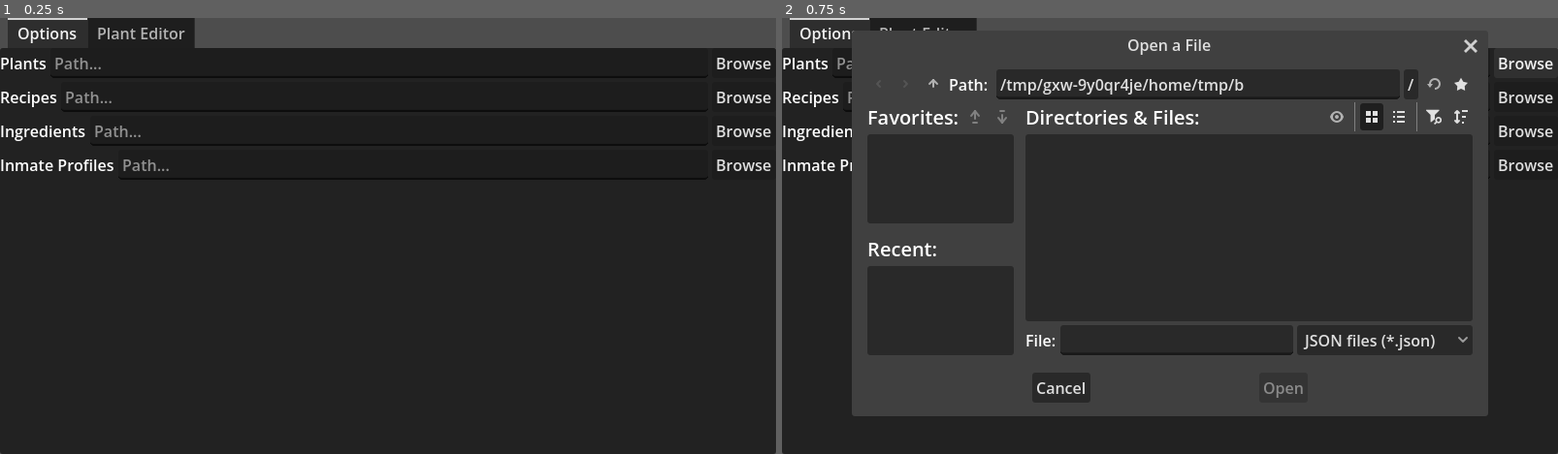
Above: before the commit, frames 1-2 (left to right).
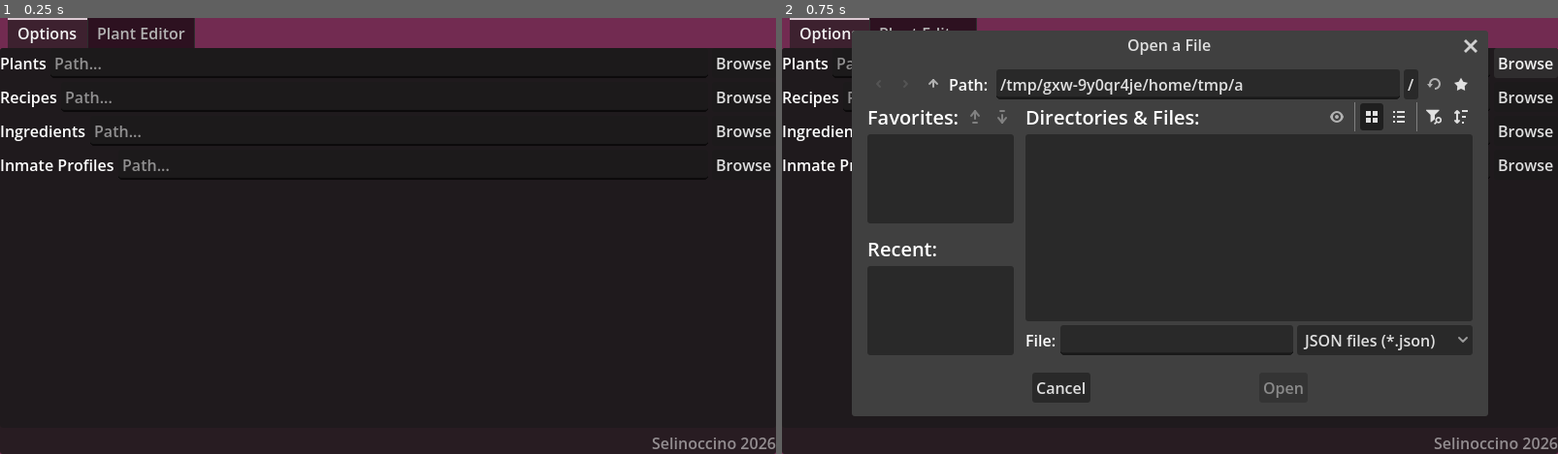
Above: after the commit, the same moments.

Repository: Selinoccino/MDCC_tools
Game: Godot game, scene res://main.tscn
The game is run twice, just before and just after one commit, with the same random seed, the same clock (stepped at 60 frames per second) and the same inputs.
Inputs:
- Up to frame 1 (0.25 s): no input
- Up to frame 2 (0.75 s): click "Browse" at 0.5 s

The runs differ from the first frame. In frame 1, 5.4% of the frame differs, in the area x 0-100%, y 0-100%; in frame 2, 2.8%.

Commit message:
stuff 2
- work on profile editing
- minor improvements
- minor changes

Diff:
--- a/main.gd
+++ b/main.gd
@@ -10,6 +10,3 @@
 func _ready():
 	$tabs.set_tab_title(0, "Options")
 	$tabs.set_tab_title(1, "Plant Editor")
-
-	Manager.loadFromConfigFile("user://recent.ini")
-	$tabs/pathsEditor.populatePaths()
--- a/main.tscn
+++ b/main.tscn
@@ -13,15 +13,38 @@
 grow_vertical = 2
 script = ExtResource("3")
 
+[node name="ColorRect" type="ColorRect" parent="." unique_id=2082855885]
+layout_mode = 1
+anchors_preset = 15
+anchor_right = 1.0
+anchor_bottom = 1.0
+grow_horizontal = 2
+grow_vertical = 2
+color = Color(0.4465629, 0.17083427, 0.3155138, 1)
+
 [node name="tabs" type="TabContainer" parent="." unique_id=183554882]
 layout_mode = 0
 anchor_right = 1.0
 anchor_bottom = 1.0
 current_tab = 0
 
-[node name="pathsEditor" parent="tabs" unique_id=998332303 instance=ExtResource("2")]
+[node name="Options" type="PanelContainer" parent="tabs" unique_id=1874690570]
 layout_mode = 2
 metadata/_tab_index = 0
+
+[node name="vb" type="VBoxContainer" parent="tabs/Options" unique_id=1357825409]
+layout_mode = 2
+
+[node name="pathsEditor" parent="tabs/Options/vb" unique_id=998332303 instance=ExtResource("2")]
+layout_mode = 2
+size_flags_vertical = 3
+
+[node name="Label" type="Label" parent="tabs/Options/vb" unique_id=1284050101]
+layout_mode = 2
+theme_override_colors/font_color = Color(1, 1, 1, 0.49803922)
+text = "Selinoccino 2026"
+horizontal_alignment = 2
+vertical_alignment = 2
 
 [node name="plantsEditor" parent="tabs" unique_id=1380034137 instance=ExtResource("1")]
 visible = false
--- a/manager.gd
+++ b/manager.gd
@@ -67,3 +67,23 @@
 
 func getPath(id:String) -> String:
 	return paths.get(id, "")
+
+func loadFromJsonFile(path:String, type:Variant.Type, nullv:Variant=null) -> Variant:
+	var f := FileAccess.open(path, FileAccess.READ)
+	if !f:
+		return nullv
+
+	var test_json_conv = JSON.new()
+
+	if test_json_conv.parse(f.get_as_text())!=OK:
+		f.close()
+		return nullv
+
+	var result : Variant = test_json_conv.get_data()
+
+	if typeof(result) != type:
+		f.close()
+		return nullv
+
+	f.close()
+	return result
--- /dev/null
+++ b/profile_field.gd
@@ -0,0 +1,17 @@
+extends PanelContainer
+class_name ProfileField
+
+@onready var dtree : Tree = $vb/dataTree
+
+func displayData(data:Array[String]) -> void:
+	dtree.clear()
+
+	dtree.create_item()
+
+	for d in data:
+		var t : TreeItem = dtree.create_item()
+		t.set_text(0, d)
+		t.set_editable(0, true)
+
+func setLabel(l:String) -> void:
+	$vb/fieldId.text = l
--- /dev/null
+++ b/profile_field.tscn
@@ -0,0 +1,24 @@
+[gd_scene format=3 uid="uid://ts7iyhh7vury"]
+
+[ext_resource type="Script" uid="uid://dogwkrlsmseod" path="res://profile_field.gd" id="1_xkqvp"]
+
+[node name="profileField" type="PanelContainer" unique_id=670610714]
+anchors_preset = 15
+anchor_right = 1.0
+anchor_bottom = 1.0
+grow_horizontal = 2
+grow_vertical = 2
+script = ExtResource("1_xkqvp")
+
+[node name="vb" type="VBoxContainer" parent="." unique_id=1189538879]
+layout_mode = 2
+
+[node name="fieldId" type="Label" parent="vb" unique_id=1427896908]
+layout_mode = 2
+text = "FIELD"
+horizontal_alignment = 1
+
+[node name="dataTree" type="Tree" parent="vb" unique_id=1995151204]
+layout_mode = 2
+size_flags_vertical = 3
+hide_root = true
--- /dev/null
+++ b/profiles_editor.gd
@@ -0,0 +1,128 @@
+extends HSplitContainer
+
+var cached : Dictionary[String, Profile] = {}
+
+var selected : int = 0
+
+@onready var profsc : Tree = $left/profsTree
+
+class Field:
+	var data : Array[String] = []
+
+	func getDataForAccessLevel(al:int=0) -> String:
+		if !data:
+			return ""
+		return data[mini(al, data.size()-1)]
+
+	func addData(d:String) -> void:
+		data.append(d)
+
+	func removeData(d:String) -> void:
+		data.erase(d)
+
+	func removeDataIndex(idx:int) -> void:
+		data.remove_at(idx)
+
+	func getData() -> Array[String]:
+		return data
+
+	func clearData() -> void:
+		data.clear()
+
+
+func getAllDefaultFieldTypes() -> Array[String]:
+	var r : Array[String] = [
+		"origin", "age", "inmate type", "crimes", "gender", "species", "description", "height", "weight", "detainment procs",
+	]
+
+	return r
+
+class Profile:
+	var name : String = ""
+	var charid : String = ""
+	var inmateId : String = ""
+	var flagId : String = ""
+	var moduleId : String = ""
+
+	var fields : Dictionary[String, Field] = {}
+
+	func createField(id:String) -> Field:
+		var f : Field = Field.new()
+
+		fields[id] = f
+		return f
+
+	func removeField(id:String) -> void:
+		fields.erase(id)
+
+	func getField(id:String) -> Field:
+		return fields.get(id, null)
+
+	func clearFields() -> void:
+		fields.clear()
+
+
+func newBasicProfile(id:String) -> Profile:
+	var p : Profile = Profile.new()
+	for key in getAllDefaultFieldTypes():
+		p.createField(key)
+
+	cached[id]=p
+	addProfileButton(p)
+
+	return p
+
+func populate() -> void:
+	profsc.clear()
+
+	profsc.create_item() ## root
+
+
+	for prof in cached.values():
+		addProfileButton(prof)
+
+func addProfileButton(p:Profile) -> TreeItem:
+	var nb := profsc.create_item()
+	nb.set_text(0, p.name)
+
+	return nb
+
+func removeProfileId(id:String) -> void:
+	cached.erase(id)
+
+func loadFromJson(path:String=Manager.getPath("inmate_profiles")) -> void:
+	var data : Array = Manager.loadFromJsonFile(path, TYPE_ARRAY, [])
+
+	var unki : int = 0
+	cached.clear()
+	for rawp in data:
+		if rawp.has("charid"):
+			cached[rawp["charid"]] = dict2prof(rawp)
+		else:
+			cached["prof%s" % unki] = dict2prof(rawp)
+			unki += 1
+
+	populate()
+
+func dict2prof(dict:Dictionary) -> Profile:
+	var p : Profile = Profile.new()
+	for key in getAllDefaultFieldTypes():
+		var data = dict.get(key, [])
+		if typeof(data)==TYPE_ARRAY:
+			for x in data:
+				p.createField(key).addData(x)
+		else:
+			p.createField(key).addData(data)
+
+
+	p.name = dict.get("name", "")
+	p.moduleId = dict.get("module id", "")
+	p.flagId = dict.get("flag id", "")
+	p.charid = dict.get("charid", "")
+	p.inmateId = dict.get("name", "inmate id")
+
+	return p
+
+func _ready() -> void:
+	Manager.addPath("inmate_profiles", "user://InmateProfiles.json")
+	loadFromJson()
--- /dev/null
+++ b/profiles_editor.tscn
@@ -0,0 +1,46 @@
+[gd_scene format=3 uid="uid://bdsbryl1ms02o"]
+
+[ext_resource type="Script" uid="uid://cw0xynmtfms0i" path="res://profiles_editor.gd" id="1_ihgve"]
+
+[node name="profilesEditor" type="HSplitContainer" unique_id=22526534]
+anchors_preset = 15
+anchor_right = 1.0
+anchor_bottom = 1.0
+grow_horizontal = 2
+grow_vertical = 2
+split_offsets = PackedInt32Array(-1)
+split_offset = -1
+script = ExtResource("1_ihgve")
+
+[node name="left" type="VSplitContainer" parent="." unique_id=1277207668]
+layout_mode = 2
+size_flags_horizontal = 3
+
+[node name="profsTree" type="Tree" parent="left" unique_id=1481682645]
+layout_mode = 2
+size_flags_vertical = 3
+hide_root = true
+scroll_horizontal_enabled = false
+
+[node name="pc" type="PanelContainer" parent="." unique_id=2101529151]
+layout_mode = 2
+size_flags_horizontal = 3
+size_flags_vertical = 3
+size_flags_stretch_ratio = 2.0
+
+[node name="sc" type="ScrollContainer" parent="pc" unique_id=363759026]
+layout_mode = 2
+size_flags_horizontal = 3
+size_flags_stretch_ratio = 3.0
+horizontal_scroll_mode = 0
+
+[node name="editor" type="VBoxContainer" parent="pc/sc" unique_id=510373503]
+layout_mode = 2
+size_flags_horizontal = 3
+size_flags_vertical = 3
+
+[node name="idhb" type="HBoxContainer" parent="pc/sc/editor" unique_id=1526943834]
+layout_mode = 2
+
+[node name="Label" type="Label" parent="pc/sc/editor/idhb" unique_id=538535570]
+layout_mode = 2
--- a/project.godot
+++ b/project.godot
@@ -14,6 +14,7 @@
 run/main_scene="res://main.tscn"
 config/features=PackedStringArray("4.7")
 run/low_processor_mode=true
+boot_splash/bg_color=Color(0, 0, 0, 1)
 config/icon="res://icon.png"
 
 [autoload]
Not shown, added: profile_field.gd.uid
Not shown, added: profiles_editor.gd.uid
Not shown, changed: .gitattributes
Not shown, added: .gitignore
